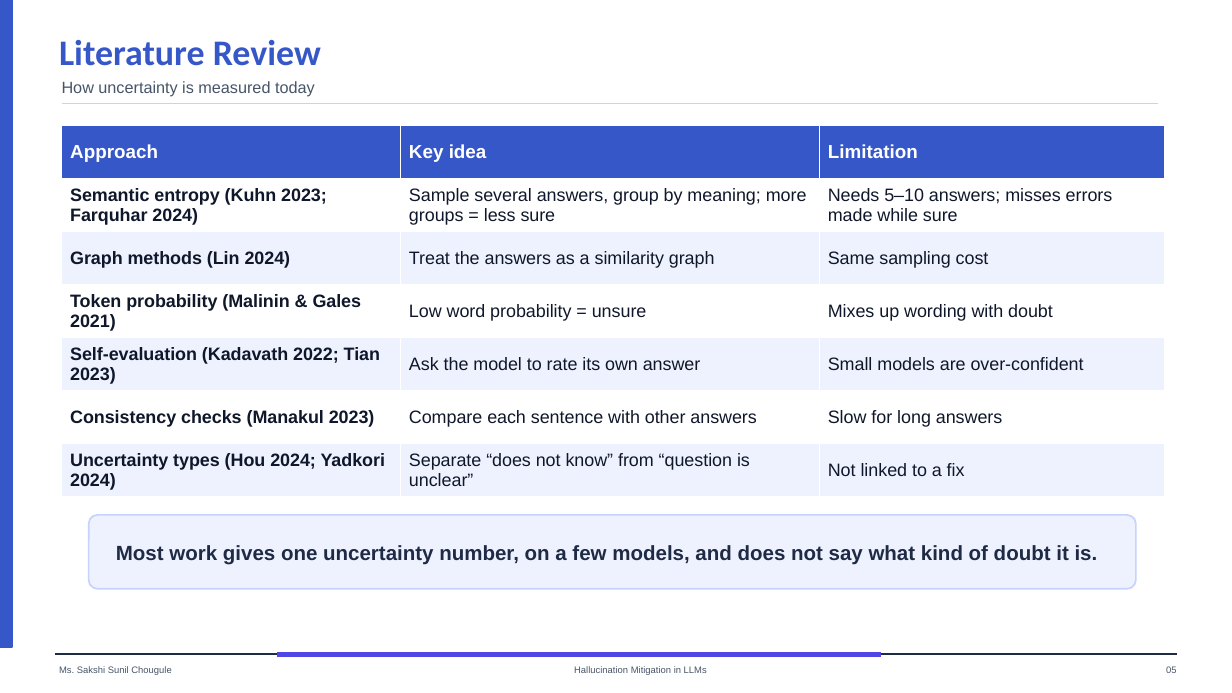
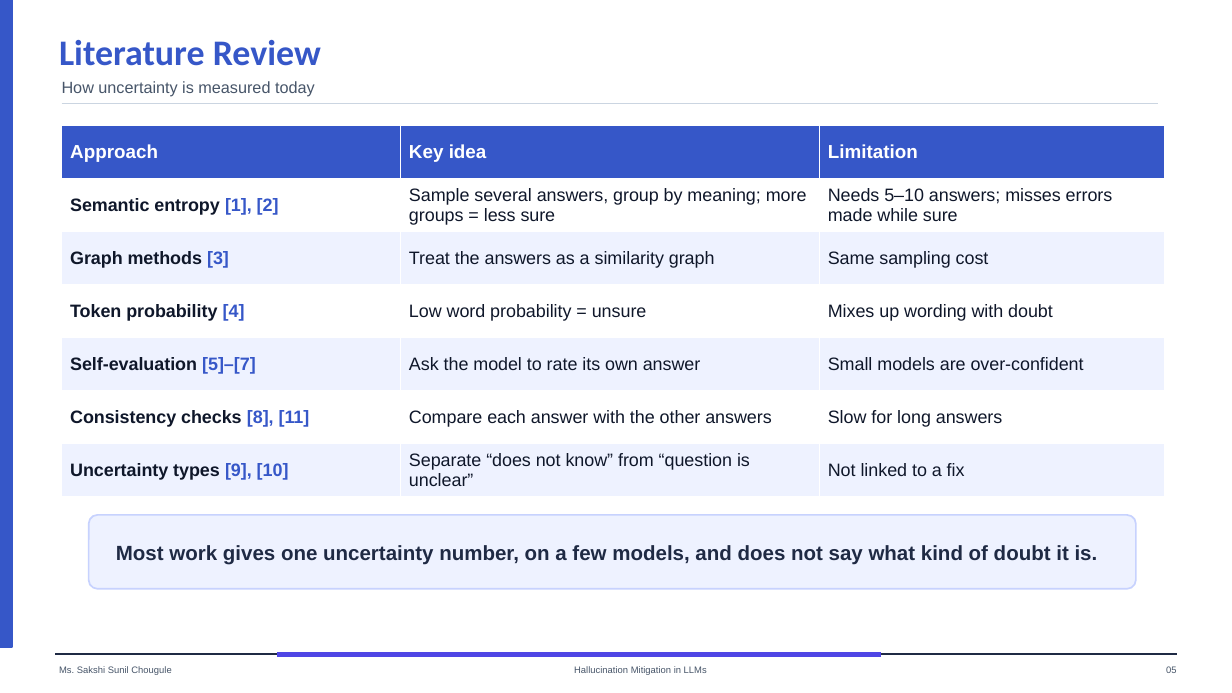
Before and after one commit to Hemant-Shashikant-Yadav/LLM-Hallucination, a slide deck: slide 5 of uncertainty/presentation/Phase1_Uncertainty_Study.pptx. Drawn at 1232x693 pixels with LibreOffice and Linux fonts; fonts in the diff are those of the drawing. Boxes give left, top, right and bottom in pixels: in the first picture for what was removed or moved away, otherwise in the second. Text is boxed around its words. In the diff, an @@ line names an element or a change of style, - is before the commit and + after.

```diff
--- a/uncertainty/presentation/Phase1_Uncertainty_Study.pptx
+++ b/uncertainty/presentation/Phase1_Uncertainty_Study.pptx
@@ table at (62,126,1164,496) @@
-row 2, column 1: Semantic entropy (Kuhn 2023; Farquhar 2024)
+row 2, column 1: Semantic entropy [1], [2]
-row 3, column 1: Graph methods (Lin 2024)
+row 3, column 1: Graph methods [3]
-row 4, column 1: Token probability (Malinin & Gales 2021)
+row 4, column 1: Token probability [4]
-row 5, column 1: Self-evaluation (Kadavath 2022; Tian 2023)
+row 5, column 1: Self-evaluation [5]–[7]
-row 6, column 1: Consistency checks (Manakul 2023)
+row 6, column 1: Consistency checks [8], [11]
-row 6, column 2: Compare each sentence with other answers
+row 6, column 2: Compare each answer with the other answers
-row 7, column 1: Uncertainty types (Hou 2024; Yadkori 2024)
+row 7, column 1: Uncertainty types [9], [10]
```
Also in this commit, not shown: 5 other slides changed, 2 other files.
